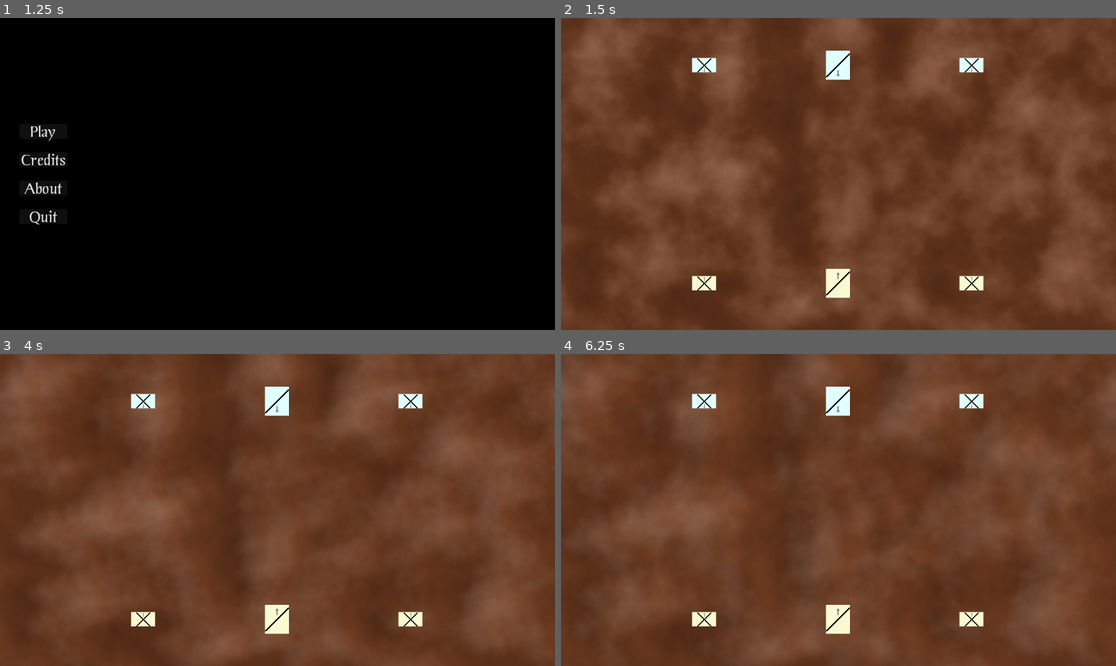
Above: before the commit, frames 1-4 (two rows, left to right).
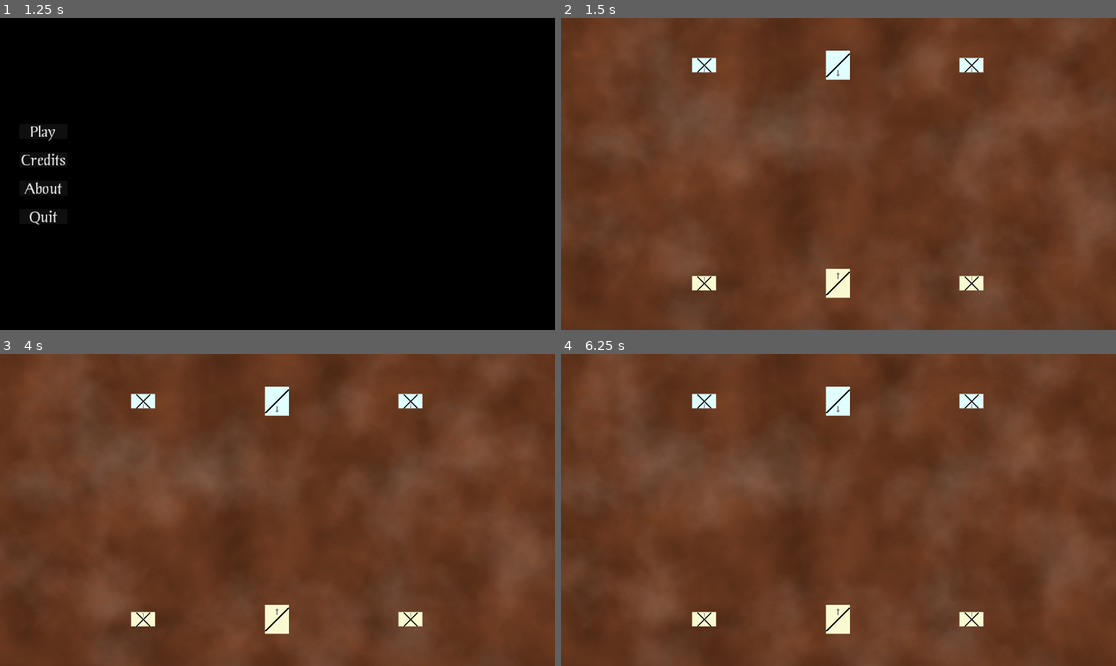
Above: after the commit, the same moments.

Repository: Habidakus/fantasy-battle
Game: Godot game, scene res://Scenes/TopLevelStateMachine.tscn
The game is run twice, just before and just after one commit, with the same random seed, the same clock (stepped at 60 frames per second) and the same inputs.
Inputs (mouse positions are in pixels of both pictures, inside the frame that each line leads up to):
- Up to frame 1 (1.25 s): tap Enter at 0.5 s; move the mouse to (399, 158) at 0.52 s; click (399, 158) at 0.67 s
- Up to frame 2 (1.5 s): click "Play" at 1.25 s
- Up to frame 3 (4 s): tap Space at 2, 3.5 s; move the mouse to (166, 525) at 2.02 s; click (166, 525) at 2.17 s; tap Enter at 2.75 s; move the mouse to (333, 441) at 2.77 s; click (333, 441) at 2.92 s; move the mouse to (249, 572) at 3.52 s; click (249, 572) at 3.67 s
- Up to frame 4 (6.25 s): tap Enter at 4.25 s; move the mouse to (1005, 556) at 4.27 s; click (1005, 556) at 4.42 s; tap Space at 5 s; move the mouse to (672, 463) at 5.02 s; click (672, 463) at 5.17 s; move the mouse to (866, 510) at 5.77 s; click (866, 510) at 5.92 s

Frame 1 is identical in both runs. In frame 2, 3.6% of the frame differs, in the area x 3-93%, y 0-100%; in frame 3, 3.8%; in frame 4, 3.9%, in the area x 0-100%, y 0-96%.

Commit message:
More work on the turn engine, and armies, and initial army controllers

Diff:
--- a/Art/MistNoise.tres
+++ b/Art/MistNoise.tres
@@ -6,8 +6,8 @@
 
 [sub_resource type="FastNoiseLite" id="FastNoiseLite_27gt4"]
 noise_type = 3
-seed = 12
-frequency = 0.0072
+seed = 45
+frequency = 0.0056
 
 [resource]
 width = 1152
--- /dev/null
+++ b/Scenes/TurnEngine.tscn
@@ -0,0 +1,42 @@
+[gd_scene load_steps=4 format=3 uid="uid://d1p8p600hicdl"]
+
+[ext_resource type="Script" uid="uid://bkpwngojnbbgs" path="res://Scripts/TurnEngine.gd" id="2_bwj1n"]
+[ext_resource type="Script" uid="uid://plod6tg2sw8o" path="res://Scripts/StateDetermineWhoGoesNext.gd" id="3_bwj1n"]
+[ext_resource type="Script" uid="uid://cfwv1w01lwr2y" path="res://addons/statemachine/StateMachineState.gd" id="3_d3424"]
+
+[node name="TurnEngine" type="Node" node_paths=PackedStringArray("initial_state")]
+script = ExtResource("2_bwj1n")
+initial_state = NodePath("State_AwaitingConfiguration")
+metadata/_custom_type_script = "uid://da4jmxbeqpsyh"
+
+[node name="State_AwaitingConfiguration" type="Control" parent="."]
+layout_mode = 3
+anchors_preset = 0
+offset_right = 40.0
+offset_bottom = 40.0
+script = ExtResource("3_d3424")
+metadata/_custom_type_script = "uid://cfwv1w01lwr2y"
+
+[node name="State_DetermineWhoGoesNext" type="Control" parent="."]
+layout_mode = 3
+anchors_preset = 0
+offset_right = 40.0
+offset_bottom = 40.0
+script = ExtResource("3_bwj1n")
+metadata/_custom_type_script = "uid://cfwv1w01lwr2y"
+
+[node name="State_AwaitSquadOrders" type="Control" parent="."]
+layout_mode = 3
+anchors_preset = 0
+offset_right = 40.0
+offset_bottom = 40.0
+script = ExtResource("3_d3424")
+metadata/_custom_type_script = "uid://cfwv1w01lwr2y"
+
+[node name="State_ProcessOrders" type="Control" parent="."]
+layout_mode = 3
+anchors_preset = 0
+offset_right = 40.0
+offset_bottom = 40.0
+script = ExtResource("3_d3424")
+metadata/_custom_type_script = "uid://cfwv1w01lwr2y"
--- /dev/null
+++ b/Scripts/AIArmyController.gd
@@ -0,0 +1 @@
+class_name AIArmyController extends ArmyController
--- a/Scripts/Army.gd
+++ b/Scripts/Army.gd
@@ -1,13 +1,21 @@
 class_name Army extends Object
 
-var units : Array[Squad]
+var _squads : Array[Squad]
 var _color : Color = Color.WHITE
+var _controller : ArmyController
 
 func Add(squad : Squad) -> void:
-    units.append(squad)
+    _squads.append(squad)
 
 func SetColor(color : Color) -> void:
     _color = color
 
+func SetController(controller : ArmyController) -> void:
+    _controller = controller
+
 func GetColor() -> Color:
     return _color
+
+func RegisterSquads(turn_engine : TurnEngine) -> void:
+    for squad : Squad in _squads:
+        turn_engine.Add(squad)
--- /dev/null
+++ b/Scripts/ArmyController.gd
@@ -0,0 +1 @@
+@abstract class_name ArmyController extends Object
--- /dev/null
+++ b/Scripts/StateDetermineWhoGoesNext.gd
@@ -0,0 +1 @@
+class_name StateDetermineWhoGoesNext extends StateMachineState
--- a/Scripts/StatePlay.gd
+++ b/Scripts/StatePlay.gd
@@ -1,7 +1,9 @@
 class_name StatePlay extends StateMachineState
 
 @export var squad_scene : PackedScene = preload("res://Scenes/squad.tscn")
+@export var turn_engine_scene : PackedScene = preload("res://Scenes/TurnEngine.tscn")
 
+var _turn_engine : TurnEngine
 var _mist_parallax_layer : ParallaxLayer
 var _mist_direction : float
 var _mist_speed : float
@@ -20,8 +22,11 @@
     _armies[0].SetColor(Color.LIGHT_CYAN)
     _armies.append(Army.new())
     _armies[1].SetColor(Color.LIGHT_GOLDENROD)
+    _turn_engine = turn_engine_scene.instantiate() as TurnEngine
+    add_child(_turn_engine)
     const squads_per_army : int = 3
     for army : Army in _armies:
+        army.SetController(AIArmyController.new())
         var dy = 1 if army == _armies[0] else 7
         var rot : float = PI if army == _armies[0] else 0
         for i in range(squads_per_army):
@@ -33,6 +38,7 @@
             s.position.x = 20 + (1 + i) * (1130 - 20) / float(squads_per_army + 1)
             s.position.y = 23 + (0 + dy) * (627 - 23) / 8.0
             s.rotation = rot
+    _turn_engine.Config(_armies)
 
 func _process(delta: float) -> void:
     _mist_direction += delta * ((rnd.randf() * 1) - 0.5)
--- /dev/null
+++ b/Scripts/TurnEngine.gd
@@ -0,0 +1,18 @@
+class_name TurnEngine extends StateMachine
+
+var _armies : Array[Army]
+var _turn_order : Array[Squad]
+
+func Config(armies : Array[Army]) -> void:
+    _armies = armies
+    for army : Army in _armies:
+        army.RegisterSquads(self)
+    find_child("State_DetermineWhoGoesNext").connect("state_enter", Callable(self, "_OnStateEnter_DetermineWhoGoesNext"))
+    switch_state("State_DetermineWhoGoesNext")
+
+func Add(squad : Squad) -> void:
+    _turn_order.append(squad)
+
+func _OnStateEnter_DetermineWhoGoesNext() -> void:
+    print("DETERMINE WHO GOES NEXT")
+    pass
Not shown, added: Scripts/AIArmyController.gd.uid
Not shown, added: Scripts/ArmyController.gd.uid
Not shown, added: Scripts/StateDetermineWhoGoesNext.gd.uid
Not shown, added: Scripts/TurnEngine.gd.uid
